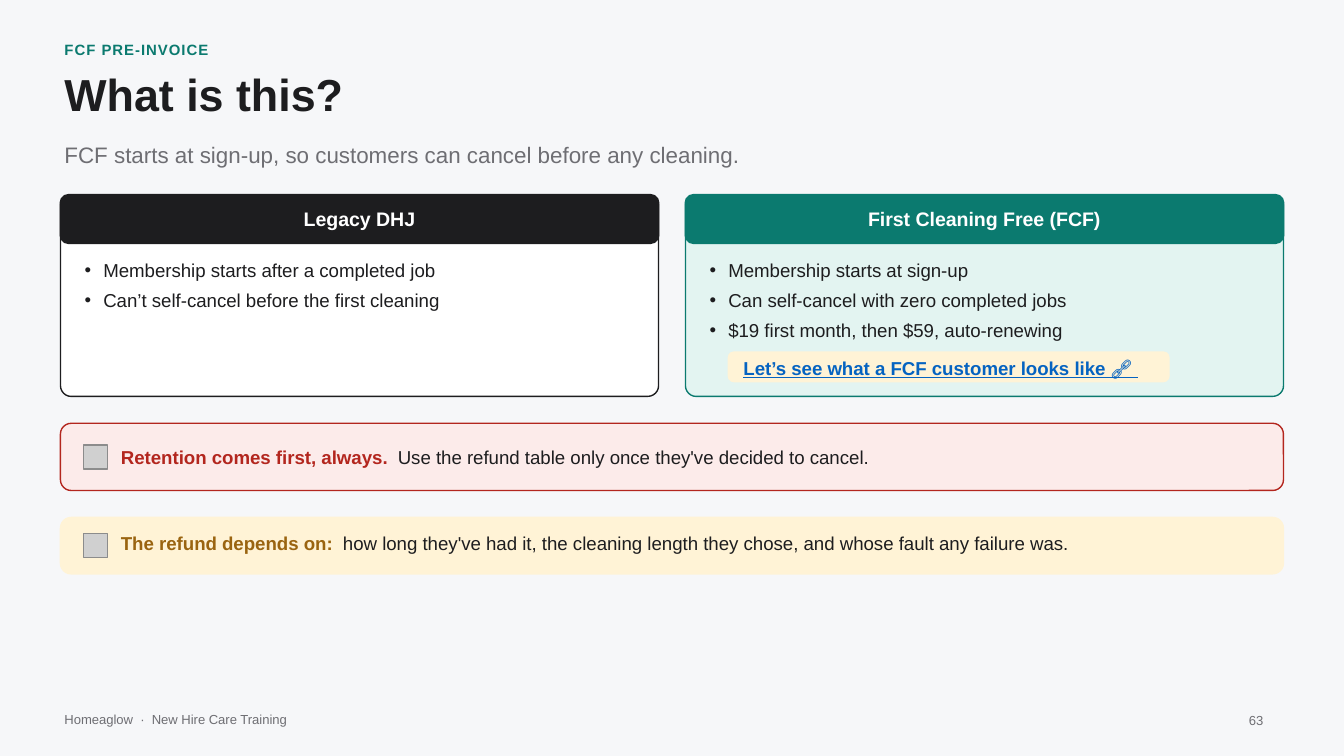
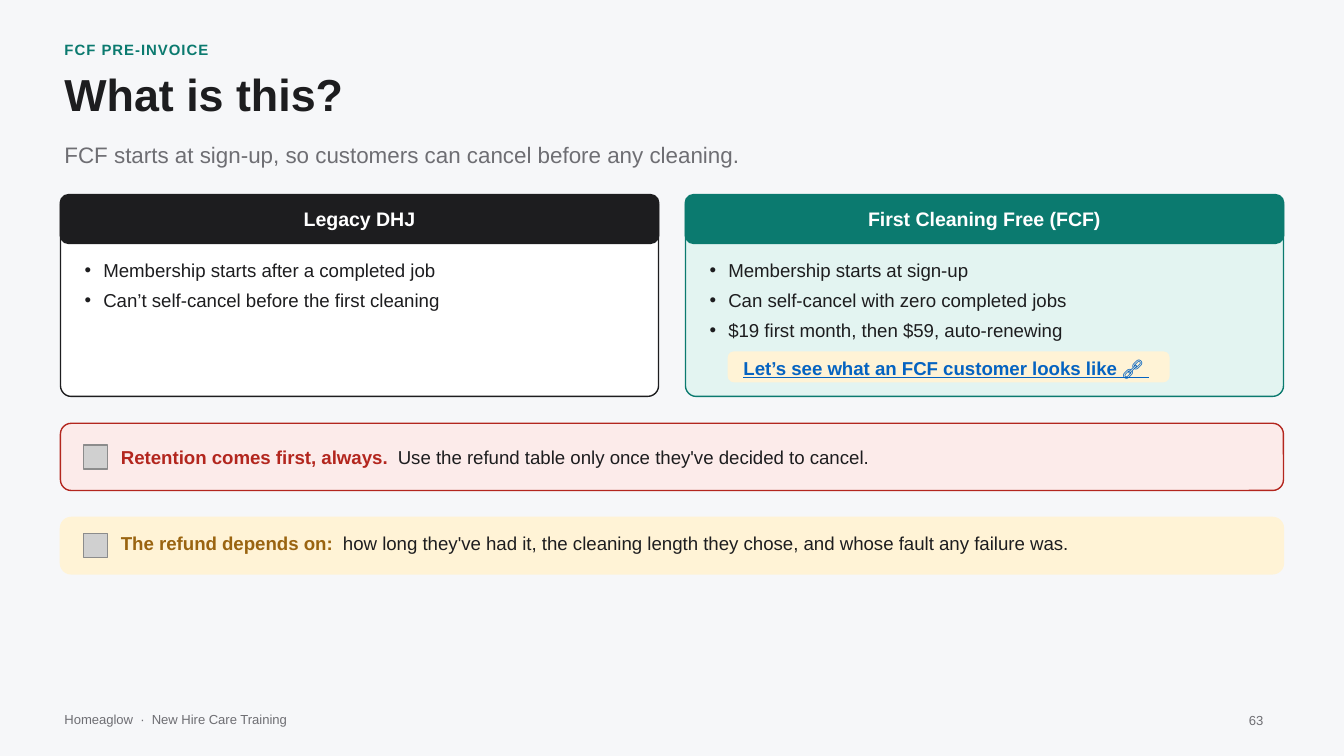
Before and after one commit to anjulimichelle/training, a slide deck: slide 63 of retention-membership-cancellation/retention-membership-cancellation.pptx. Drawn at 1344x756 pixels with LibreOffice and Linux fonts; fonts in the diff are those of the drawing; grey boxes stand for pictures. Boxes give left, top, right and bottom in pixels: in the first picture for what was removed or moved away, otherwise in the second. Text is boxed around its words. In the diff, an @@ line names an element or a change of style, - is before the commit and + after.

```diff
--- a/retention-membership-cancellation/retention-membership-cancellation.pptx
+++ b/retention-membership-cancellation/retention-membership-cancellation.pptx
@@ text in rounded rectangle at [743,361,1117,378]: text changed @@
-Let’s see what a FCF customer looks like 🔗
+Let’s see what an FCF customer looks like 🔗
```
Also in this commit, not shown: 1 other slide changed, 2 slides added, 1 other file.
